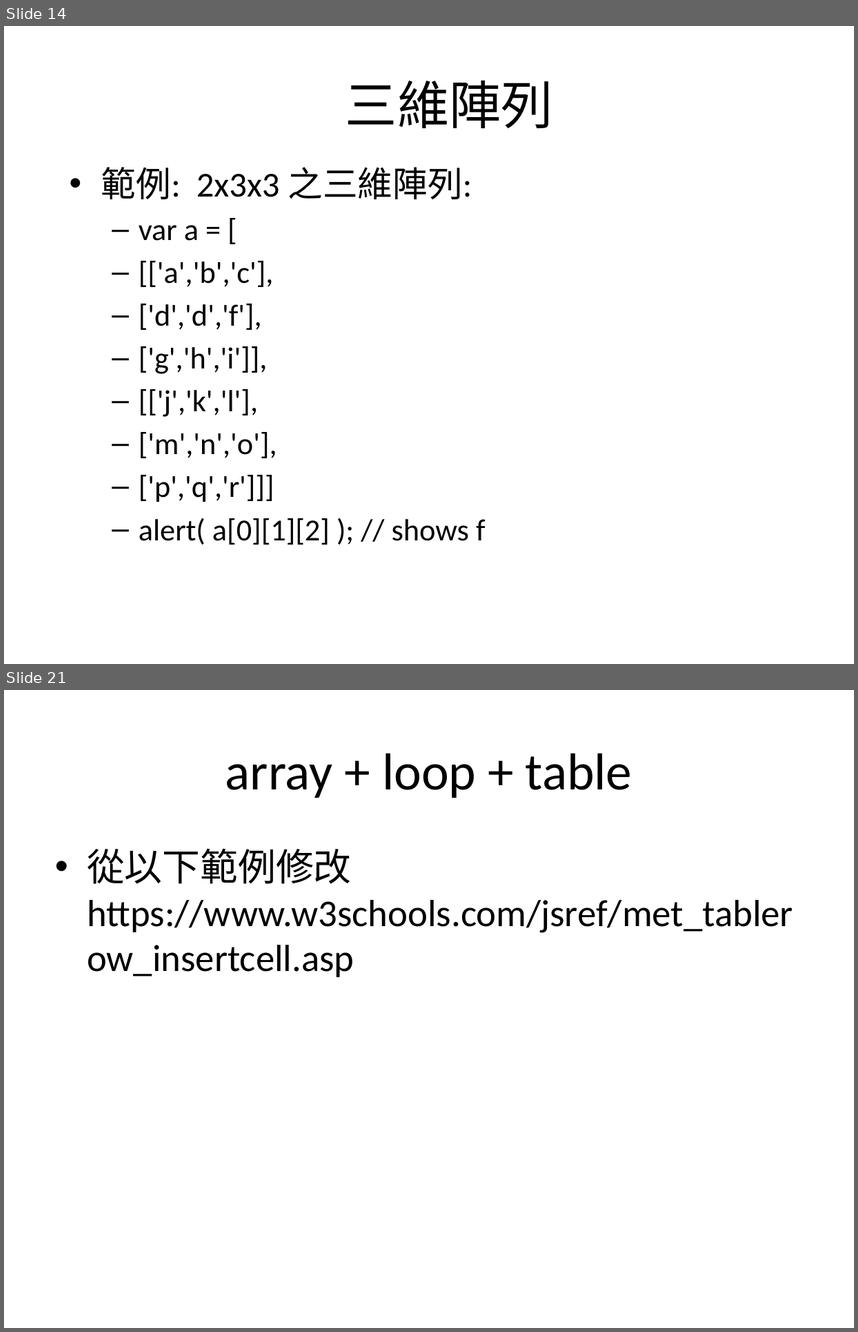
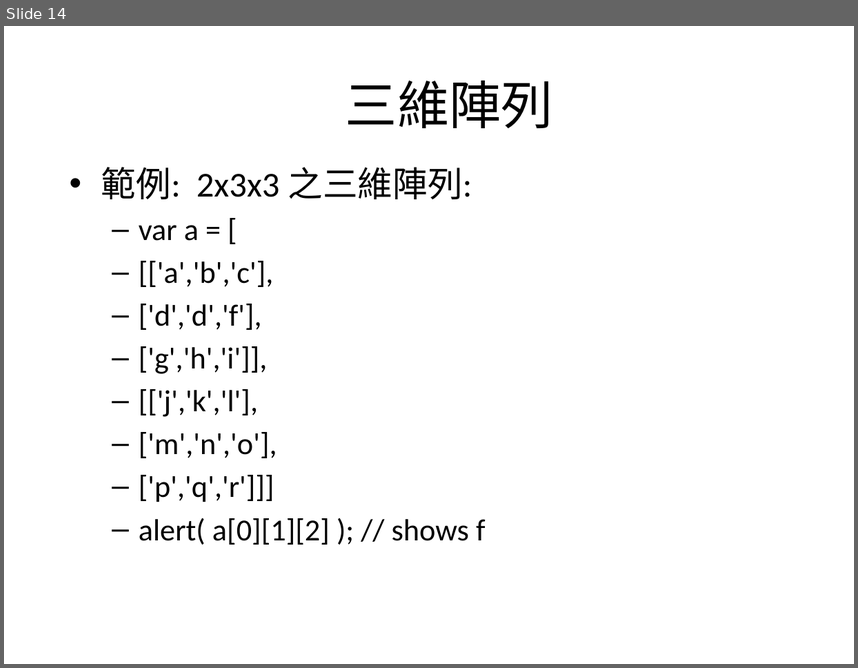
Before and after one commit to mos2718/W1, a slide deck: JS_Basic/array.pptx. Shown one above the other, each under a label of ours: slides 14 and 21 before the commit, slide 14 after it; the slides between them are not shown. The pictures are 858x1332 and 858x668 pixels, drawn with LibreOffice and Linux fonts; fonts in the diff are those of the drawing. Boxes give left, top, right and bottom in pixels: in the first picture for what was removed or moved away, otherwise in the second. Text is boxed around its words. In the diff, an @@ line names an element or a change of style, - is before the commit and + after.

```diff
--- a/JS_Basic/array.pptx
+++ b/JS_Basic/array.pptx
@@ slide 21 removed at [4, 690, 854, 1328], background #FFFFFF @@
@@ title removed at [225, 753, 633, 798] @@
-array + loop + table
@@ text removed at [87, 848, 793, 977] @@
-• 從以下範例修改 https://www.w3schools.com/jsref/met_tablerow_insertcell.asp
```
Also in this commit, not shown: 1 slide changed, 8 other slides removed, 4 other files.
